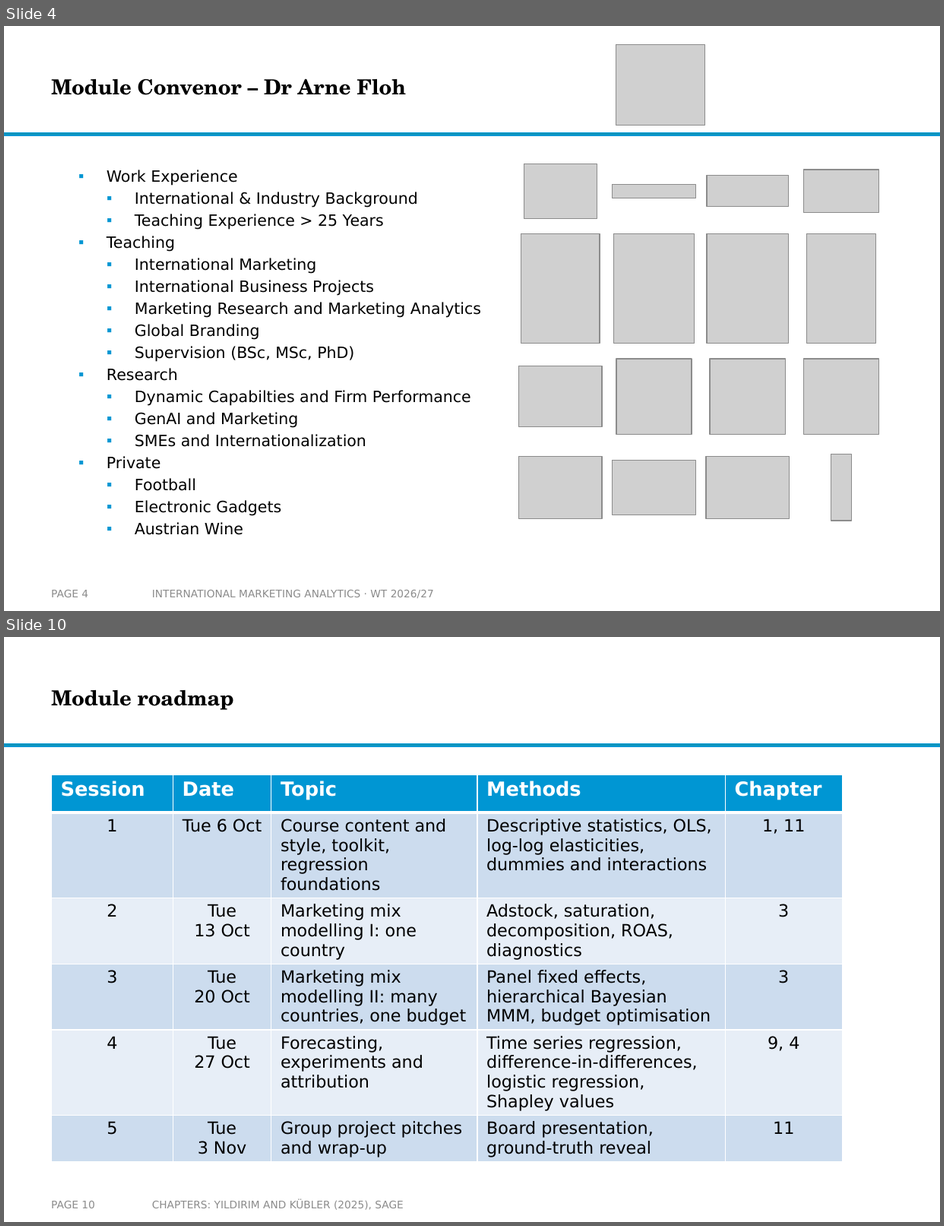
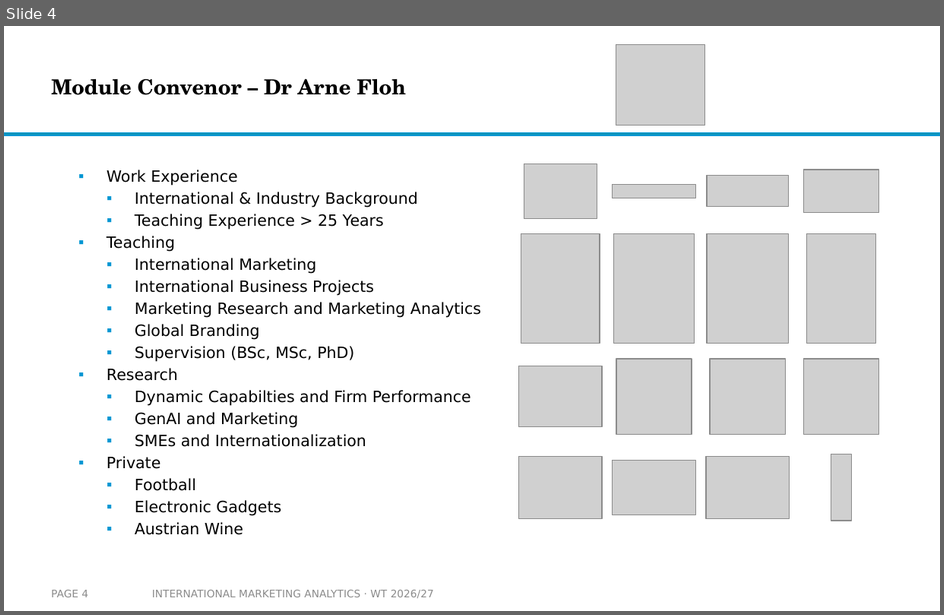
Before and after one commit to arnefloh-wu/International-Marketing-Analytics, a slide deck: slides/00a_course-content-and-style_WT26-27.pptx. Shown one above the other, each under a label of ours: slides 4 and 10 before the commit, slide 4 after it; the slides between them are not shown. The pictures are 944x1226 and 944x615 pixels, drawn with LibreOffice and Linux fonts; fonts in the diff are those of the drawing; grey boxes stand for pictures; background and template pictures are left out. Boxes give left, top, right and bottom in pixels: in the first picture for what was removed or moved away, otherwise in the second. Text is boxed around its words. In the diff, an @@ line names an element or a change of style, - is before the commit and + after.

```diff
--- a/slides/00a_course-content-and-style_WT26-27.pptx
+++ b/slides/00a_course-content-and-style_WT26-27.pptx
@@ slide 10 removed at bbox=[4, 637, 940, 1222], background #FFFFFF; not listed: 1 template element that a slide beside it also shows @@
@@ title removed at bbox=[51, 690, 234, 710] @@
-Module roadmap
@@ table removed at bbox=[52, 775, 843, 1161], 6 rows, 5 columns @@
-Session | Date | Topic | Methods | Chapter
-1 | Tue 6 Oct | Course content and style, toolkit, regression foundations | Descriptive statistics, OLS, log-log elasticities, dummies and interactions | 1, 11
-2 | Tue 13 Oct | Marketing mix modelling I: one country | Adstock, saturation, decomposition, ROAS, diagnostics | 3
-3 | Tue 20 Oct | Marketing mix modelling II: many countries, one budget | Panel fixed effects, hierarchical Bayesian MMM, budget optimisation | 3
-4 | Tue 27 Oct | Forecasting, experiments and attribution | Time series regression, difference-in-differences, logistic regression, Shapley values | 9, 4
-5 | Tue 3 Nov | Group project pitches and wrap-up | Board presentation, ground-truth reveal | 11
@@ page number removed at bbox=[51, 1201, 94, 1209] @@
-PAGE 10
@@ text removed at bbox=[152, 1199, 403, 1210] @@
-CHAPTERS: YILDIRIM AND KÜBLER (2025), SAGE
```
Also in this commit, not shown: 7 slides changed, 2 slides added, 4 other slides removed, 23 other files.
